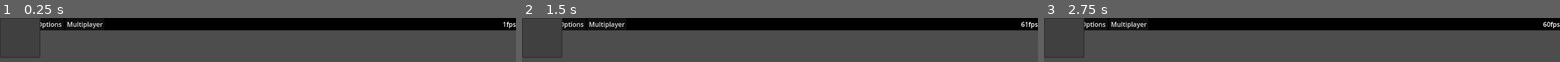
Above: before the commit, frames 1-3 (left to right).
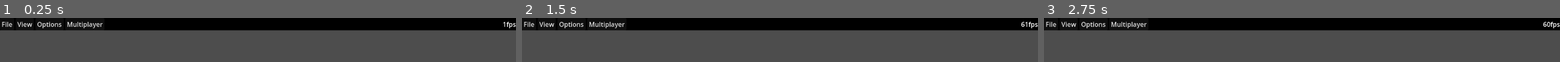
Above: after the commit, the same moments.

Repository: ryanabx/tabletop-engine
Game: Godot game, scene res://src/scenes/wip/board_manager.tscn
Same seed, same stepped clock (60 frames per second), same inputs: the game is played once before the commit and once after it.
Inputs (mouse positions are in pixels of both pictures, inside the frame that each line leads up to):
- Up to frame 1 (0.25 s): no input
- Up to frame 2 (1.5 s): tap Enter at 0.5 s; move the mouse to (outside the picture) at 0.52 s; tap S (camera_down) at 0.6 s; click (outside the picture) at 0.67 s; drag from (outside the picture) to (outside the picture) at 1.27 s
- Up to frame 3 (2.75 s): tap Space at 2 s; move the mouse to (outside the picture) at 2.02 s; tap D (camera_right) at 2.1 s; click (outside the picture) at 2.17 s

The runs differ from the first frame. In frame 1, 2.3% of the frame differs, in the area x 0-8%, y 0-90%; in frame 2, 2.3%; in frame 3, 2.3%.
Error before the commit: Parse Error: Could not find type "Gpiece" under base "Board". (res://src/scripts/ui/game_menu.gd:4)

Commit message:
More schtuff

Diff:
--- a/src/scripts/game_elements/gobjects/collection.gd
+++ b/src/scripts/game_elements/gobjects/collection.gd
@@ -2,7 +2,7 @@
 extends Gobject
 
 @export var base_size: Vector2 = Vector2.ONE
-@export var inside: Array = []
+@export var inside: Dictionary = {}
 @export var view_perms: Array = []
 @export var access_perms: Array = []
 @export var permanent: bool = false
@@ -23,3 +23,7 @@
     for prop in _d.keys():
         piece.set(prop, _d[prop])
     return piece
+
+func load_data(data: Dictionary) -> void:
+    for prop in data.keys():
+        set(prop, data[prop])
--- a/src/scripts/game_elements/gobjects/piece.gd
+++ b/src/scripts/game_elements/gobjects/piece.gd
@@ -5,7 +5,6 @@
 @export var image_down: String = ""
 @export var collection: String = ""
 @export var face_up: bool = false
-
 
 func serialize() -> Dictionary:
     var result: Dictionary = {}
@@ -19,3 +18,7 @@
     for prop in _d.keys():
         piece.set(prop, _d[prop])
     return piece
+
+func load_data(data: Dictionary) -> void:
+    for prop in data.keys():
+        set(prop, data[prop])
--- a/src/scripts/game_elements/wip/board.gd
+++ b/src/scripts/game_elements/wip/board.gd
@@ -38,36 +38,53 @@
 	"inside"
 ]
 
+
+func set_gobject_property(obj: Gobject, prop: StringName, val: Variant) -> void:
+	var data: PackedByteArray = var_to_bytes({
+		"obj": obj.name,
+		"prop": prop,
+		"val": val,
+		"is_collection": obj is Collection
+	})
+	if prop in RELIABLE_PROPS:
+		rpc("_set_gobject_property_reliable",data)
+	else:
+		rpc("_set_gobject_property_unreliable",data)
+
 @rpc("any_peer","call_local", "unreliable")
 func _set_gobject_property_unreliable(data: PackedByteArray) -> void:
 	var args: Dictionary = bytes_to_var(data)
+	# print("_set_gobject_property_unreliable: obj:", args.obj, ",prop:",args.prop,",val:",args.val)
 	_set_gobject_property(args)
 
 @rpc("any_peer","call_local", "reliable")
 func _set_gobject_property_reliable(data: PackedByteArray) -> void:
 	var args: Dictionary = bytes_to_var(data)
+	# print("_set_gobject_property_reliable: obj:", args.obj, ",prop:",args.prop,",val:",args.val)
 	_set_gobject_property(args)
 
 func _set_gobject_property(args: Dictionary) -> void:
 	if args.is_collection:
-		if args.obj in collections:
-			if args.val is Array and args.prop == "inside":
-				var val: Array[String] = []
-				val.assign(args.val)
-				collections[args.obj].set(args.prop, val)
-			else:
-				collections[args.obj].set(args.prop, args.val)
+		if not args.obj in collections:
+			add_collection(
+				construct_collection({
+					"name": args.obj
+				})
+			)
+		if args.val is Array and args.prop == "inside":
+			var val: Array[String] = []
+			val.assign(args.val)
+			collections[args.obj].set(args.prop, val)
 		else:
-			if not args.obj in collection_properties_deferred:
-				collection_properties_deferred[args.obj] = {}
-			collection_properties_deferred[args.obj][args.prop] = args.val
+			collections[args.obj].set(args.prop, args.val)
 	else:
-		if args.obj in pieces:
-			pieces[args.obj].set(args.prop, args.val)
-		else:
-			if not args.obj in piece_properties_deferred:
-				piece_properties_deferred[args.obj] = {}
-			piece_properties_deferred[args.obj][args.prop] = args.val
+		if not args.obj in pieces:
+			add_piece(
+				construct_piece({
+					"name": args.obj
+				})
+			)
+		pieces[args.obj].set(args.prop, args.val)
 
 @rpc("any_peer","call_remote","reliable")
 func requested_all_information() -> void:
@@ -85,17 +102,6 @@
 	pieces = data.pieces
 	collections = data.collections
 
-func set_gobject_property(obj: Gobject, prop: StringName, v: Variant) -> void:
-	var val: Variant
-	val = v
-
-	var is_collection = obj is Collection
-
-	var data: PackedByteArray = var_to_bytes({"obj": obj.name, "prop": prop, "val": val, "is_collection": is_collection})
-	if prop in RELIABLE_PROPS:
-		rpc("_set_gobject_property_reliable",data)
-	else:
-		rpc("_set_gobject_property_unreliable",data)
 
 ## Construct a new piece from a config
 @rpc("any_peer","call_local","reliable")
@@ -111,7 +117,7 @@
 		piece.set(prop, config[prop])
 	if "collection" in config:
 		if collections.has(config.collection) and not collections[config.collection].inside.has(config.name):
-			collections[config.collection].inside.append(config.name)
+			collections[config.collection].inside[config.name] = true
 	piece.z_index = max_z_index
 	max_z_index += 0.001
 	return piece
@@ -134,20 +140,16 @@
 func construct_collection(config: Dictionary) -> Collection:
 	var collection: Collection = Collection.new()
 	for prop in config.keys():
-		if prop == "inside":
-			var val: Array[String] = []
-			val.assign(config[prop])
-			collection.set(prop, val)
-		else:
-			collection.set(prop, config[prop])
-	print("Collection inside side: ",collection.inside.size())
-
-	for obj in get_pieces(collection.inside):
+		collection.set(prop, config[prop])
+
+	for obj in get_pieces(collection.inside.keys()):
 		if obj != null:
 			obj.collection = collection.name
 			print("Set obj ",obj.name," collection to ",collection.name)
 	# Add all currently made objects that reference this collection into the inside list
-	collection.inside.append_array(pieces.values().filter(func(val: Piece) -> bool: return val.collection == collection.name and not collection.inside.has(val.name)).map(func(v: Gobject) -> String: return v.name))
+	for obj in pieces.values():
+		if obj.collection == collection.name:
+			collection.inside[obj.name] = true
 	return collection
 
 func add_collection(collection: Collection) -> void:
@@ -259,12 +261,15 @@
 
 ## Adds a piece to the collection specified. Removes a piece from current collection if it exists
 func add_piece_to_collection(piece: Piece, c_name: String) -> void:
+	print("add piece to collection")
 	if piece.collection != "": remove_piece_from_collection(piece)
 	set_gobject_property(piece, "collection", c_name)
 	var collection = get_collection(c_name)
-	var new_inside: Array[String] = []
-	new_inside.assign(collection.inside)
-	new_inside.append(piece.name)
+	if collection == null:
+		print("Collection cannot be found when adding piece")
+		return
+	var new_inside: Dictionary = collection.inside.duplicate(false)
+	new_inside[piece.name] = true
 	set_gobject_property(collection, "inside", new_inside)
 	set_gobject_property(piece, "position", collection.position)
 
@@ -279,13 +284,12 @@
 		print("Collection ",c," was null")
 		return
 	print("Setting new inside")
-	var new_inside: Array[String] = []
-	new_inside.assign(c.inside)
+	var new_inside: Dictionary = c.inside.duplicate(false)
 	new_inside.erase(piece.name)
 	set_gobject_property(c, "inside", new_inside)
 	if not c.permanent:
 		if c.inside.size() == 1:
-			remove_piece_from_collection(get_piece(c.inside[0]))
+			remove_piece_from_collection(get_piece(c.inside.keys()[0]))
 		elif c.inside.is_empty():
 			# Essentially queue free
 			rpc("erase_collection",c.name)
@@ -393,7 +397,7 @@
 func update_objects_position():
 	for collection in collections.values():
 		if collection == null: continue
-		var pcs: Array[Piece] = get_pieces(collection.inside)
+		var pcs: Array[Piece] = get_pieces(collection.inside.keys())
 		for pc in pcs:
 			if pc == null:
 				continue
@@ -401,6 +405,23 @@
 			pc.rotation = collection.rotation
 
 
+########################
+### Multiplayer sync ###
+########################
+
+var ready_players: Array = []
+
+@rpc("any_peer","call_local","reliable")
+func is_ready(id: int) -> void:
+	if multiplayer.is_server():
+		ready_players.append(id)
+		if ready_players.size() == multiplayer.get_peers().size() + 1:
+			print("Size of ", ready_players, " is equal to ",multiplayer.get_peers())
+			coordinate_scale = Vector2(game.board.coordinate_scale.x, game.board.coordinate_scale.y)
+			_init_board_objs()
+			coordinate_scale = Vector2.ONE
+			print("Made board objs!")
+
 ####################
 ### Config stuff ###
 ####################
@@ -410,19 +431,16 @@
 	def_font = ThemeDB.fallback_font
 	coordinate_scale = Vector2(game.board.coordinate_scale.x, game.board.coordinate_scale.y)
 	connect_signals()
-	init_brd_prps()
-	updt_mnu_bar()
-	if is_multiplayer_authority():
-		brd_objs_frm_cnfg()
-	else:
-		rpc("requested_all_information")
+	_init_board_props()
+	_update_menu_bar()
 	coordinate_scale = Vector2.ONE
+	rpc("is_ready", multiplayer.get_unique_id())
 
 func connect_signals() -> void:
 	SignalManager.shuffle_selection.connect(shuffle)
 
 ## Ran during startup, initializes the board's background and border
-func init_brd_prps() -> void:
+func _init_board_props() -> void:
 	if "border" in game.board:
 		border = Rect2(
 				(Vector2(game.board.border.position.x, game.board.border.position.y) - Vector2(game.board.border.scale.x, game.board.border.scale.y) / 2) * coordinate_scale,
@@ -433,16 +451,16 @@
 		board_bg = game.board.background_image
 
 ## Ran during startup, notifies the menu bar that a new game is loaded
-func updt_mnu_bar() -> void:
+func _update_menu_bar() -> void:
 	get_parent().user_interface.menu_bar.new_game_loaded(game.player.max, game.actions)
 
 ## Ran during startup, initializes the board's objects
-func brd_objs_frm_cnfg() -> void:
+func _init_board_objs() -> void:
 	for item in game.objects:
-		prcs_cnfg_obj(item)
+		_process_cnfg_obj(item)
 
 ## Ran during startup, processes one object in the game config
-func prcs_cnfg_obj(obj: Dictionary) -> void:
+func _process_cnfg_obj(obj: Dictionary) -> void:
 	# Use templates if they exist
 	if "template" in obj:
 		obj.merge(game.templates[obj.template])
@@ -459,13 +477,13 @@
 				var size = obj["for"][key].size()
 				repls[key] = obj["for"][key][(floori(i as float/t)) % size]
 				t = t * size
-			var _o: Dictionary = mk_obj_dct(obj, repls)
-			nw_cnf_obj(_o)
+			var _o: Dictionary = _make_obj_dict(obj, repls)
+			_new_conf_obj(_o)
 	else:
-		nw_cnf_obj(obj)
+		_new_conf_obj(obj)
 
 ## Ran during startup, makes an object dictionary from repls
-func mk_obj_dct(original: Dictionary, repls: Dictionary) -> Dictionary:
+func _make_obj_dict(original: Dictionary, repls: Dictionary) -> Dictionary:
 	var obj: Dictionary = original.duplicate(true)
 	for key in obj.keys():
 		for repl in repls.keys():
@@ -475,7 +493,7 @@
 
 ## Ran during startup whenever a new config object is ready to be
 ## inserted into the board.
-func nw_cnf_obj(o: Dictionary) -> void:
+func _new_conf_obj(o: Dictionary) -> void:
 	var amount: int = o.repeat if "repeat" in o else 1
 	for i in range(amount):
 		var obj: Dictionary = o.duplicate(true)
--- a/src/scripts/game_elements/wip/board_player.gd
+++ b/src/scripts/game_elements/wip/board_player.gd
@@ -225,7 +225,7 @@
 				if c == null: return
 				if not c.permanent:
 					print("Stack selecting")
-					select_pieces(board.get_pieces(c.inside), false, false)
+					select_pieces(board.get_pieces(c.inside.keys()), false, false)
 					select_collection(c)
 					set_grab_offsets()
 			else:
@@ -288,12 +288,12 @@
 			var collection: Collection = board.get_collection(pc.collection)
 			if collection == null: continue
 			if collection.permanent:
-				if collection.inside.all(func(val: String) -> bool:
+				if collection.inside.keys().all(func(val: String) -> bool:
 					var p = board.get_piece(val)
 					return p != null and get_selected_pieces().has(p)
 					):
 					# print("Option 3")
-					convert_to_stack(board.get_pieces(collection.inside))
+					convert_to_stack(board.get_pieces(collection.inside.keys()))
 					select_collection(collection)
 				else:
 					# print("Option 2")
@@ -375,7 +375,7 @@
 			if get_selectable_piece().collection != "":
 				var collection: Collection = board.get_collection(get_selectable_piece().collection)
 				if collection != null:
-					SignalManager.game_menu_create.emit(board.get_pieces(collection.inside))
+					SignalManager.game_menu_create.emit(board.get_pieces(collection.inside.keys()))
 			else:
 				var s: Array[Piece] = []
 				s.assign([selectable_piece])
@@ -386,14 +386,14 @@
 
 ## Converts game objects to stack
 func convert_to_stack(objs: Array[Piece]) -> void:
-	var sorted_objs: Array[Piece] = []
-	sorted_objs.assign(objs)
-	sorted_objs.sort_custom(board.sort_by_draw_order)
+	var sorted_objs: Dictionary = {}
+	for obj in objs:
+		sorted_objs[obj.name] = true
 	board.rpc("construct_collection_rpc",(var_to_bytes({
 		"name": board.unique_name("collection"),
 		"position": objs[-1].position,
 		"permanent": false,
-		"inside": sorted_objs.map(func(val: Piece) -> String: return val.name)
+		"inside": sorted_objs
 		})))
 
 
--- a/src/scripts/ui/game_menu.gd
+++ b/src/scripts/ui/game_menu.gd
@@ -1,7 +1,7 @@
 class_name RightClickMenu
 extends PopupMenu
 
-var object_group: Array[Board.Gpiece] = []
+var object_group: Array[Piece] = []
 
 func _ready() -> void:
 	SignalManager.game_menu_create.connect(_on_menu_created)
